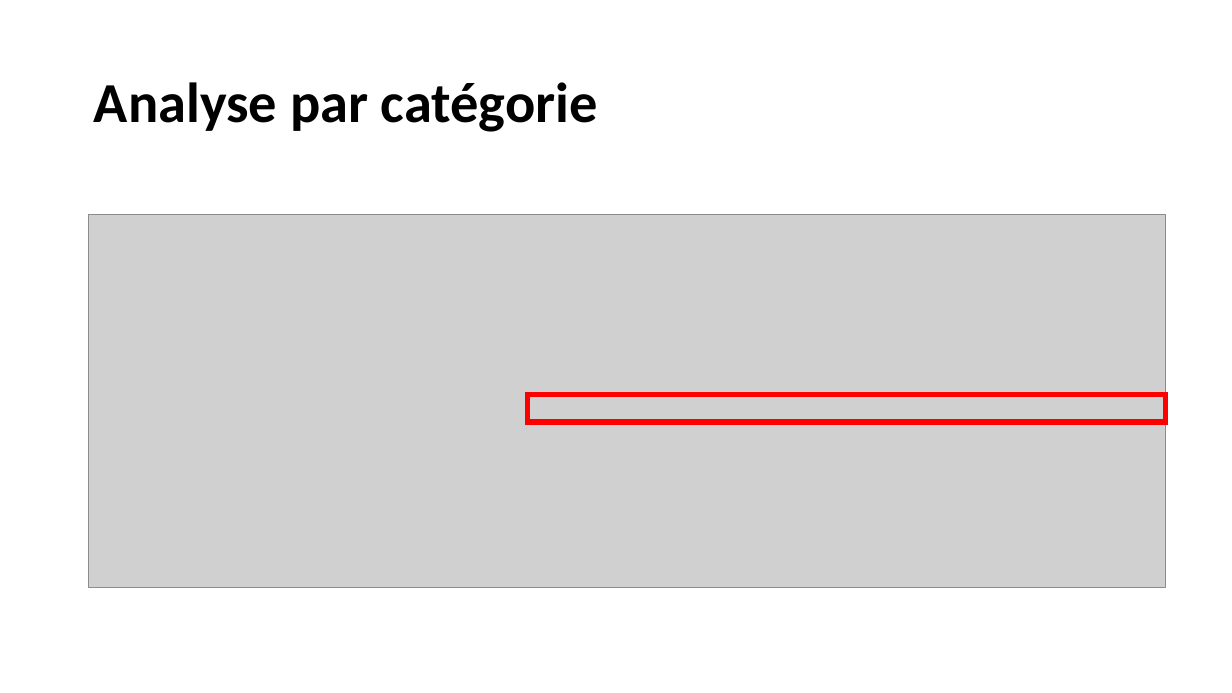
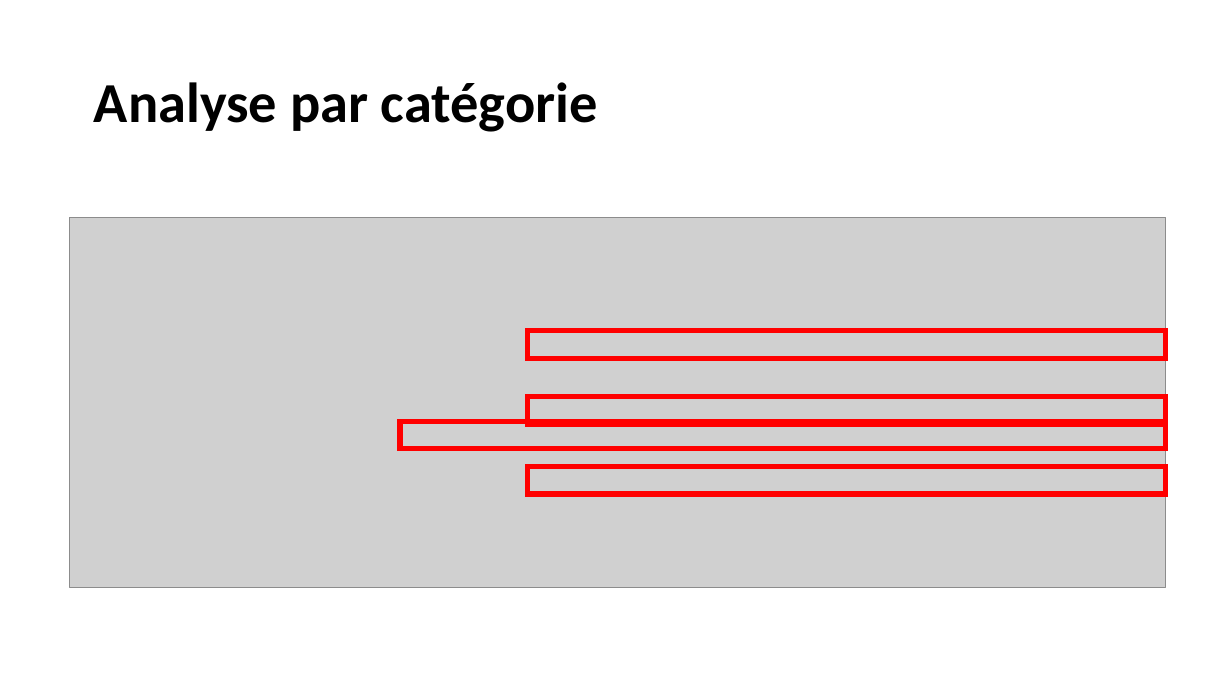
Before and after one commit to Ace4teaM/OCR-ZenAssist, a slide deck: slide 15 of Présentation.pptx. Drawn at 1232x693 pixels with LibreOffice and Linux fonts; fonts in the diff are those of the drawing; grey boxes stand for pictures. Boxes give left, top, right and bottom in pixels: in the first picture for what was removed or moved away, otherwise in the second. Text is boxed around its words. In the diff, an @@ line names an element or a change of style, - is before the commit and + after.

```diff
--- a/Présentation.pptx
+++ b/Présentation.pptx
@@ picture: place and size @@
-picture at (88, 214, 1165, 588)
+picture at (69, 217, 1165, 587)
@@ rectangle added at (528, 331, 1166, 359), outline #FF0000 4 pt @@
@@ rectangle added at (400, 421, 1166, 449), outline #FF0000 4 pt @@
@@ rectangle added at (528, 467, 1166, 494), outline #FF0000 4 pt @@
```
Also in this commit, not shown: 9 other slides changed, 1 slide removed.
